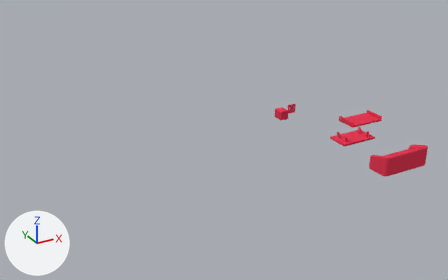
An edit to the Blender file modells/smartroom.blend, drawn before and after from the same camera.
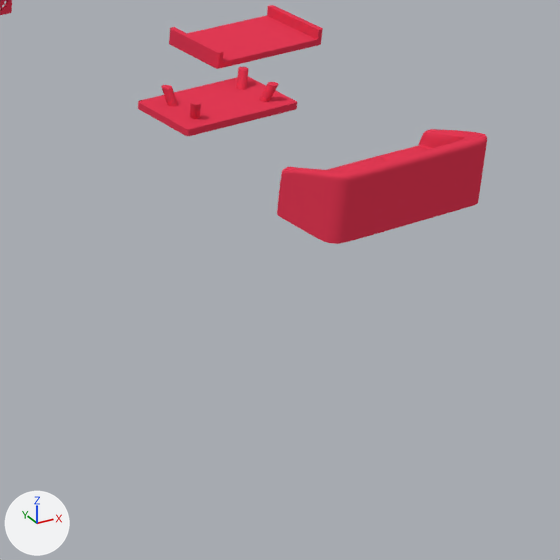
The first picture shows the older version from a camera (50 mm lens) standing at (-204.5, -228.9, 135.0) and looking at (-67.6, 20.0, 10.5). The close-ups show both versions on the part from 65% to 100% of the width and 39% to 94% of the height of that picture; other places that the commit changed are outside them. The lights are fixed; the arrows at lower left show +X, +Y and +Z.

Names of what the first close-up shows: 'Asztal', 'Kanapé mesh', 'asztal lap'.
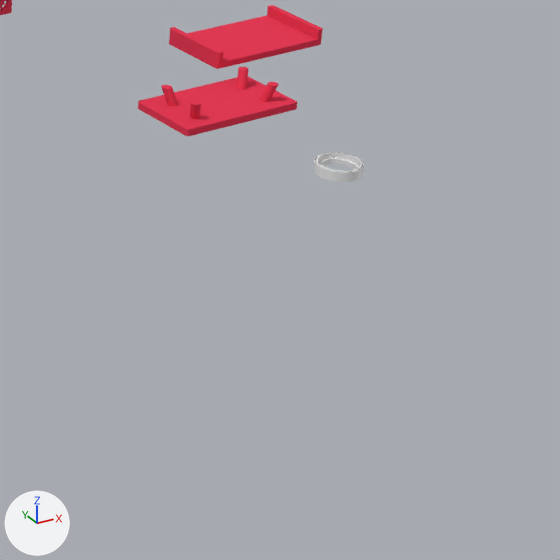
Changed parts and their boxes [x1, y1, x2, y2] in the close-ups (560 x 560 px):
```json
{"object": "Kanapé mesh", "change": "hidden", "before": [277, 129, 487, 244], "on screen": "red"}
{"object": "Circle", "change": "added", "after": [313, 152, 364, 182]}
```

The change, as JSON lines over the scene's bpy script:
```json
{"op": "add", "block": "me_circle", "code": ["me_circle = bpy.data.meshes.new('Circle')", "me_circle.from_pydata(...)  # 321 vertices, 320 faces, 1 loose edge; spans x -95.0..95.0, y -95.0..95.0, z -5.0..5.0"]}
{"op": "add", "block": "ob_kanapé_mesh", "code": "ob_kanapé_mesh.hide_set(True)  # its collection is switched off"}
{"op": "add", "block": "ob_circle", "code": ["ob_circle = bpy.data.objects.new('Circle', me_circle)", "ob_circle.location = (0.2, -23.2, 4.7)", "ob_circle.scale = (0.035, 0.035, 0.142)"]}
```
